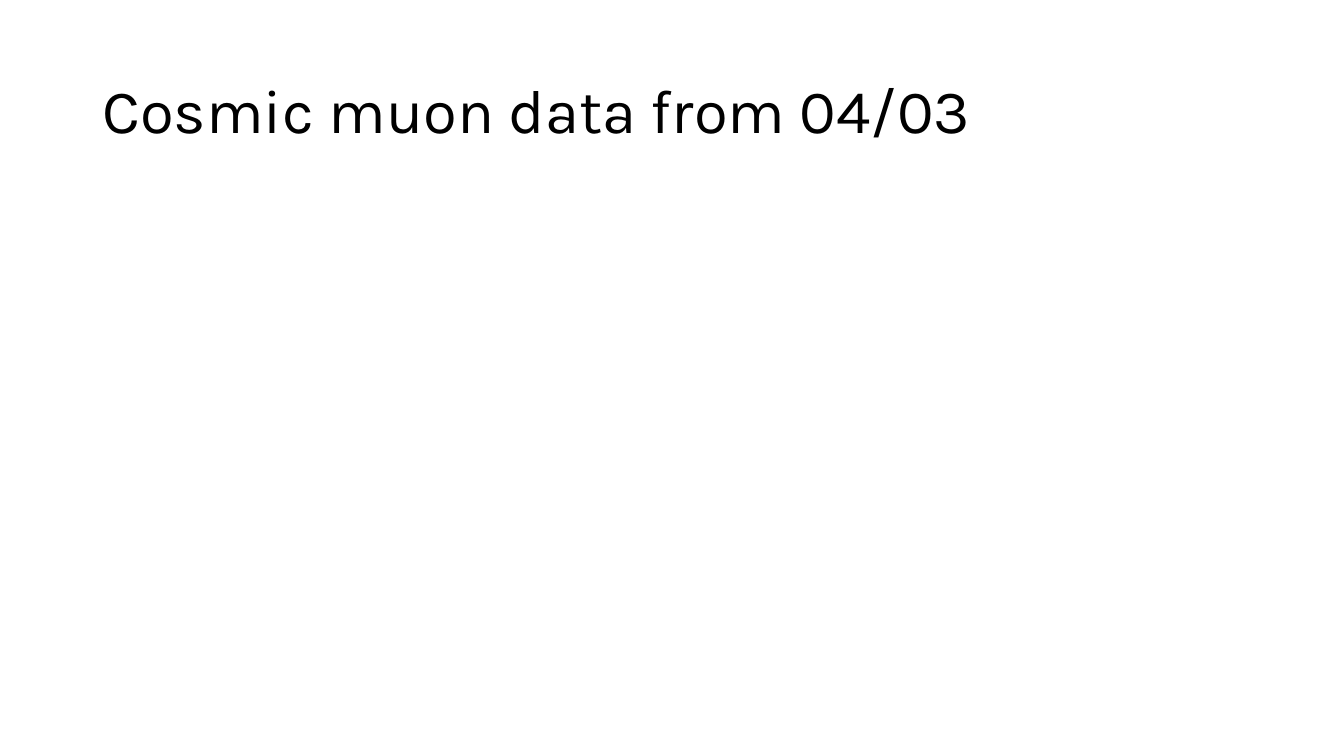
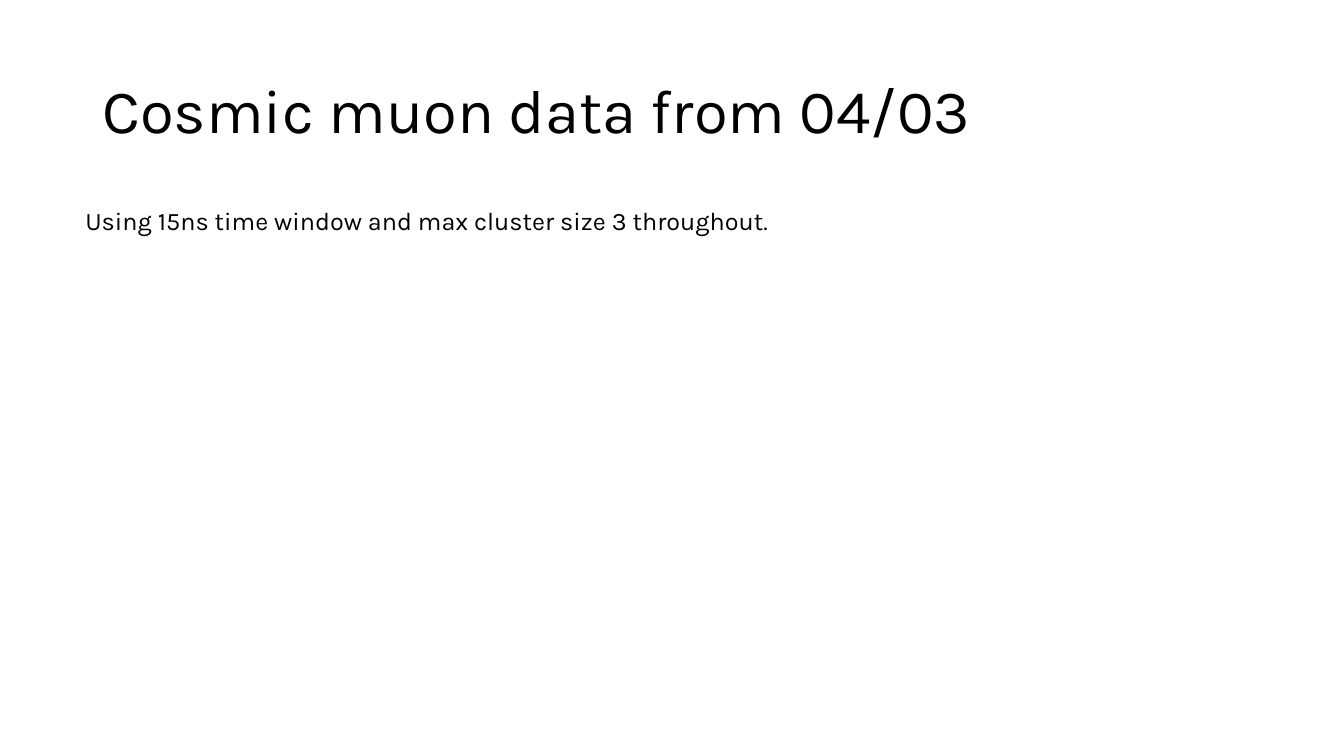
Before and after one commit to PatrickC12/ProAnubisReconstruction, a slide deck: slide 3 of ProAnubis_CERN/Investigations/Pictures.pptx (slide 2 before the commit). Drawn at 1344x756 pixels with LibreOffice and Linux fonts; fonts in the diff are those of the drawing. Boxes give left, top, right and bottom in pixels: in the first picture for what was removed or moved away, otherwise in the second. Text is boxed around its words. In the diff, an @@ line names an element or a change of style, - is before the commit and + after.

```diff
--- a/ProAnubis_CERN/Investigations/Pictures.pptx
+++ b/ProAnubis_CERN/Investigations/Pictures.pptx
@@ text added at [85, 212, 768, 237], 18 pt, text #000000 @@
+Using 15ns time window and max cluster size 3 throughout.
```
Also in this commit, not shown: 20 slides added, 9 other files.
